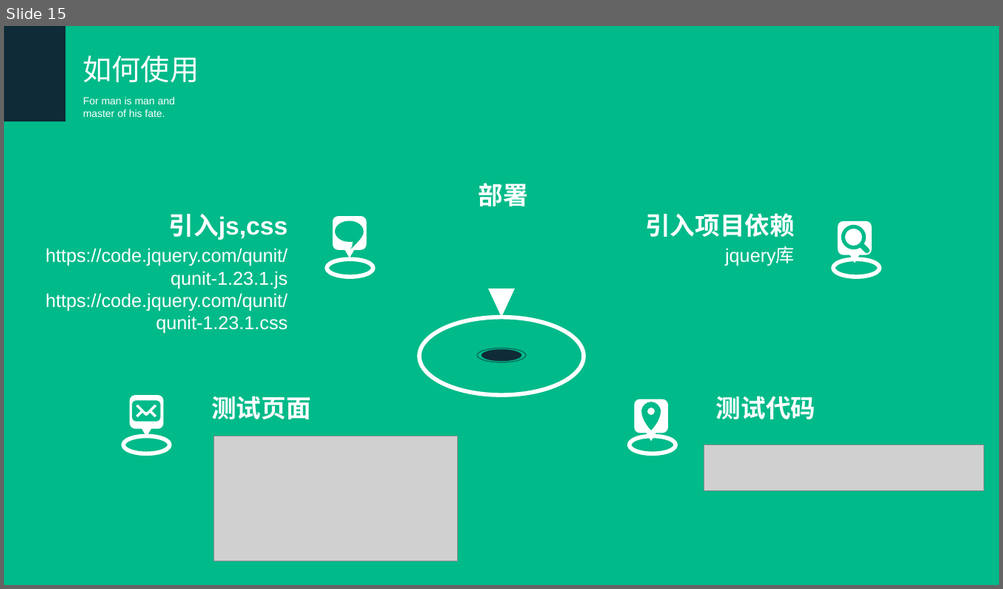
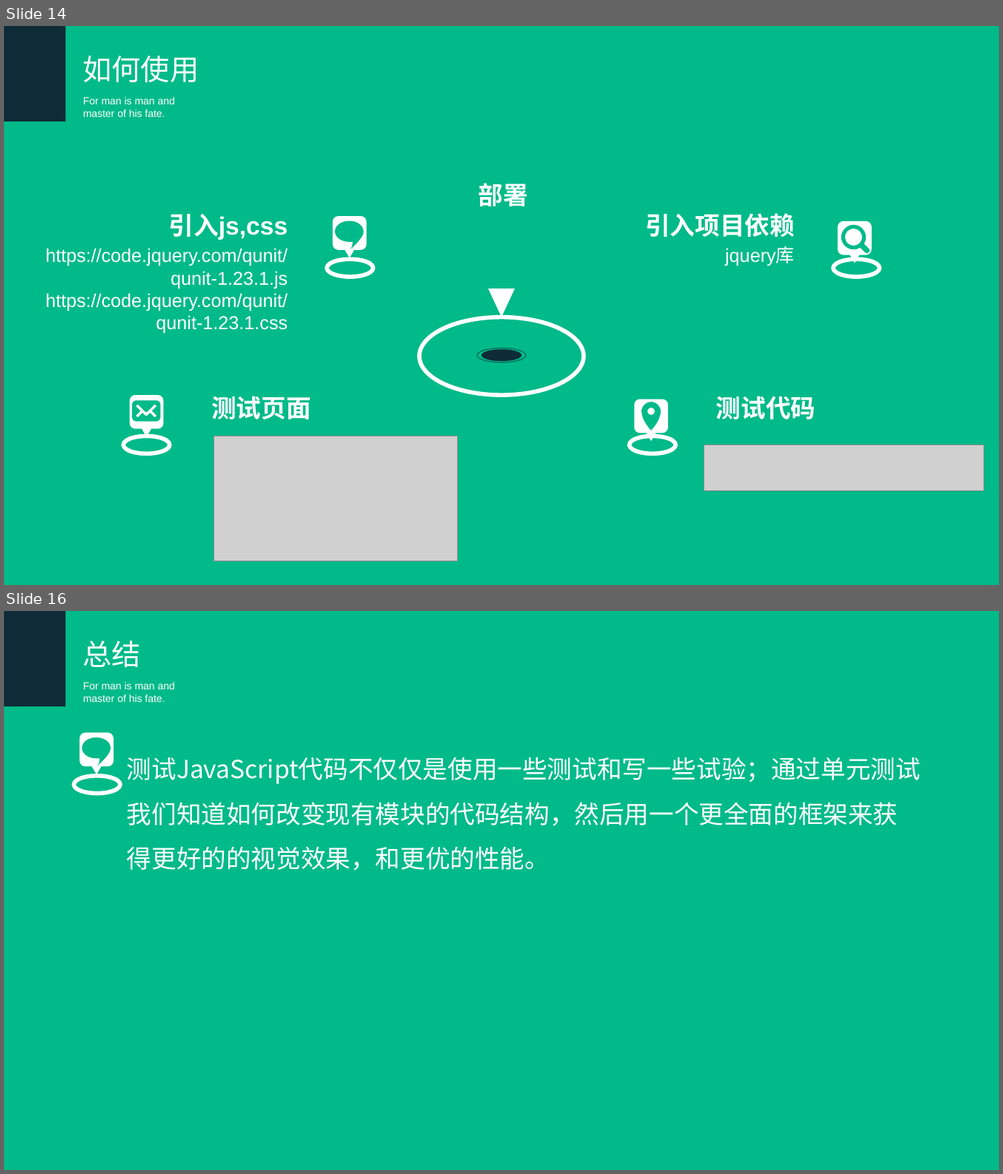
Before and after one commit to hanangjie/play, a slide deck: share/TDT/测试驱动开发.ppt. Shown one above the other, each under a label of ours: slide 15 before the commit, slides 14 and 16 after it; the slides between them are not shown. The pictures are 1003x589 and 1003x1174 pixels, drawn with LibreOffice and Linux fonts; fonts in the diff are those of the drawing; grey boxes stand for pictures. Boxes give left, top, right and bottom in pixels: in the first picture for what was removed or moved away, otherwise in the second. Text is boxed around its words. In the diff, an @@ line names an element or a change of style, - is before the commit and + after.

```diff
--- a/share/TDT/测试驱动开发.ppt
+++ b/share/TDT/测试驱动开发.ppt
@@ slide 16 added at [4, 611, 999, 1170], background #00BA89 @@
@@ rectangle added at [4, 611, 66, 706], fill #0F2B37 @@
@@ text added at [83, 641, 141, 667], 28 pt, text #FFFFFF @@
+总结
@@ text added at [83, 682, 175, 702], 10 pt, text #FFFFFF @@
+For man is man and master of his fate.
@@ freeform shape added at [79, 732, 113, 775], fill #FFFFFF @@
@@ freeform shape added at [82, 738, 110, 766], fill #00BA89 @@
@@ text added at [127, 757, 920, 871], 24 pt, text #FFFFFF @@
+测试JavaScript代码不仅仅是使用一些测试和写一些试验；通过单元测试
+我们知道如何改变现有模块的代码结构，然后用一个更全面的框架来获
+得更好的的视觉效果，和更优的性能。
@@ ellipse added at [74, 776, 120, 794], outline #FFFFFF 4 pt @@
@@ what was slide 15 is now slide 14 @@
```
Also in this commit, not shown: 2 slides changed, 1 other slide added, 3 slides removed, 4 other files.
